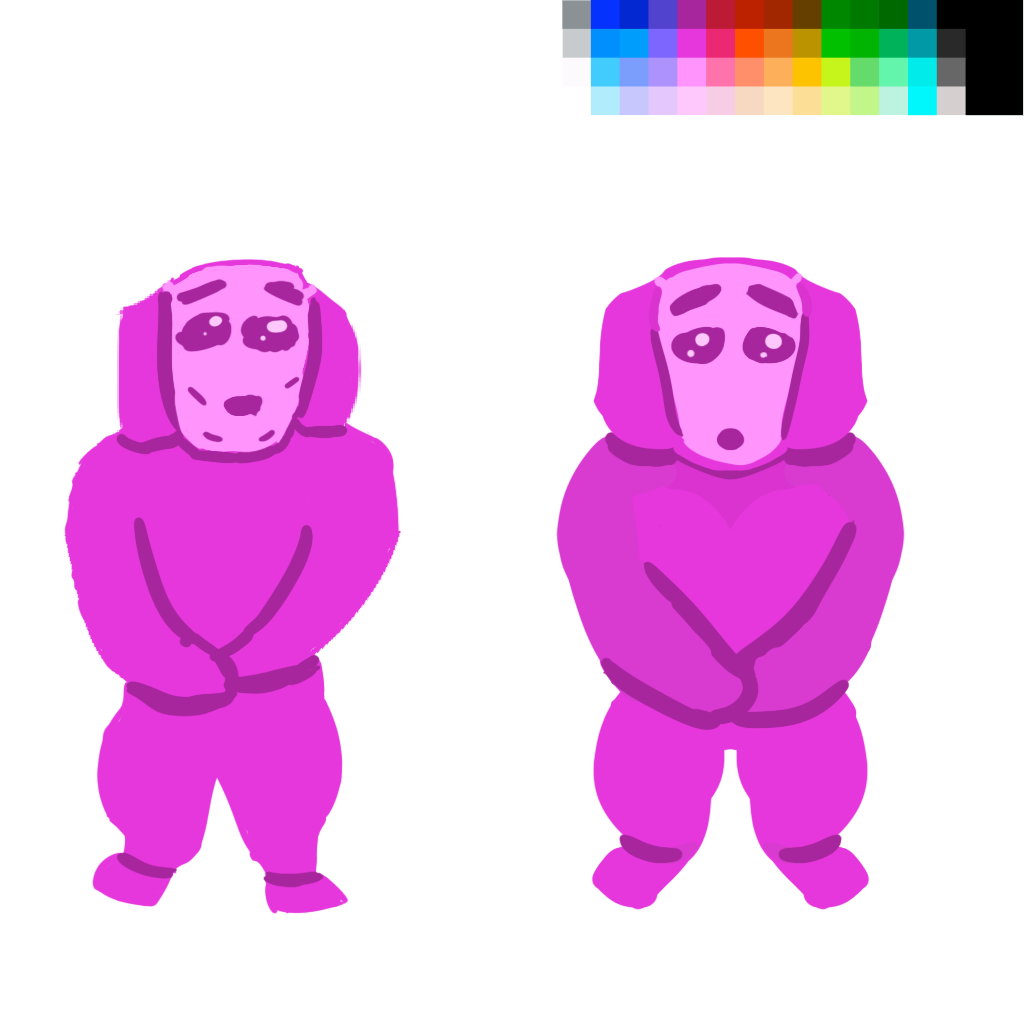
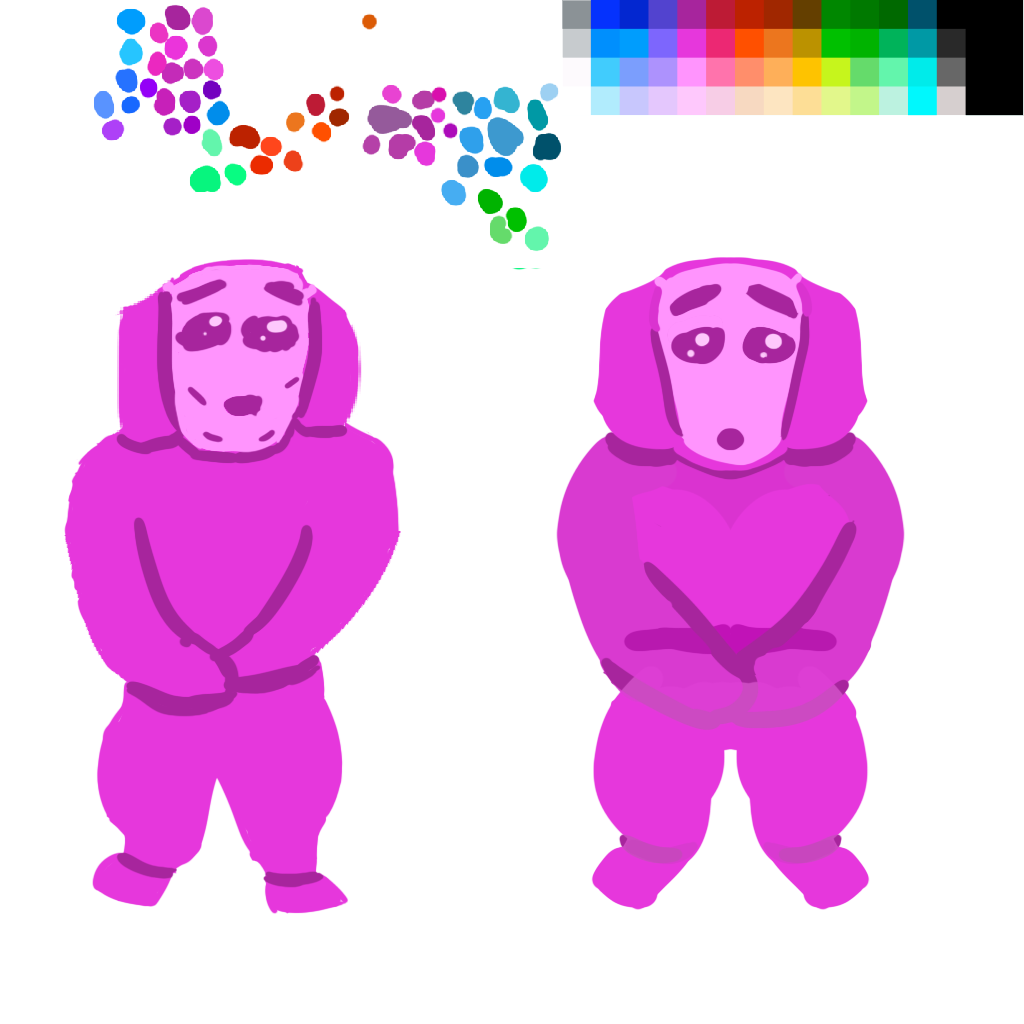
The second 1024x1024 image is a revision of the first. Changes to its layers:
"Layer 24": blend normal → color, painted on it over left=93, top=4, right=843, bottom=864
